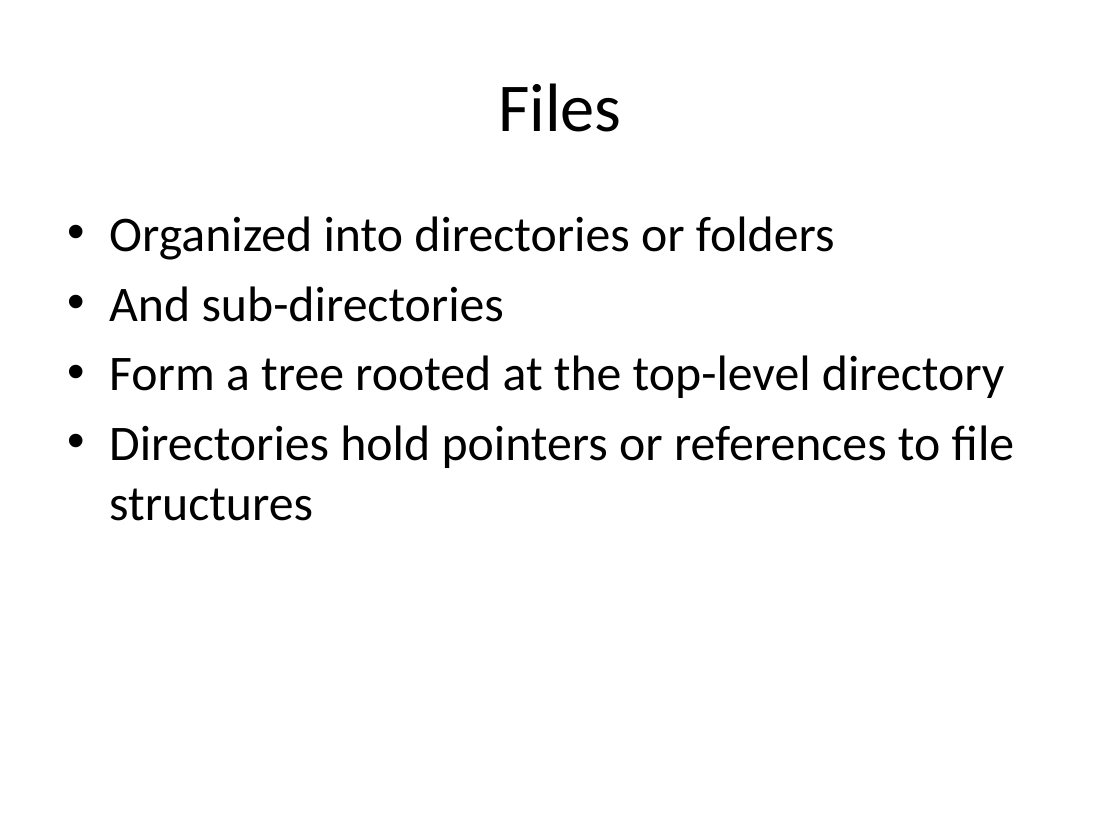
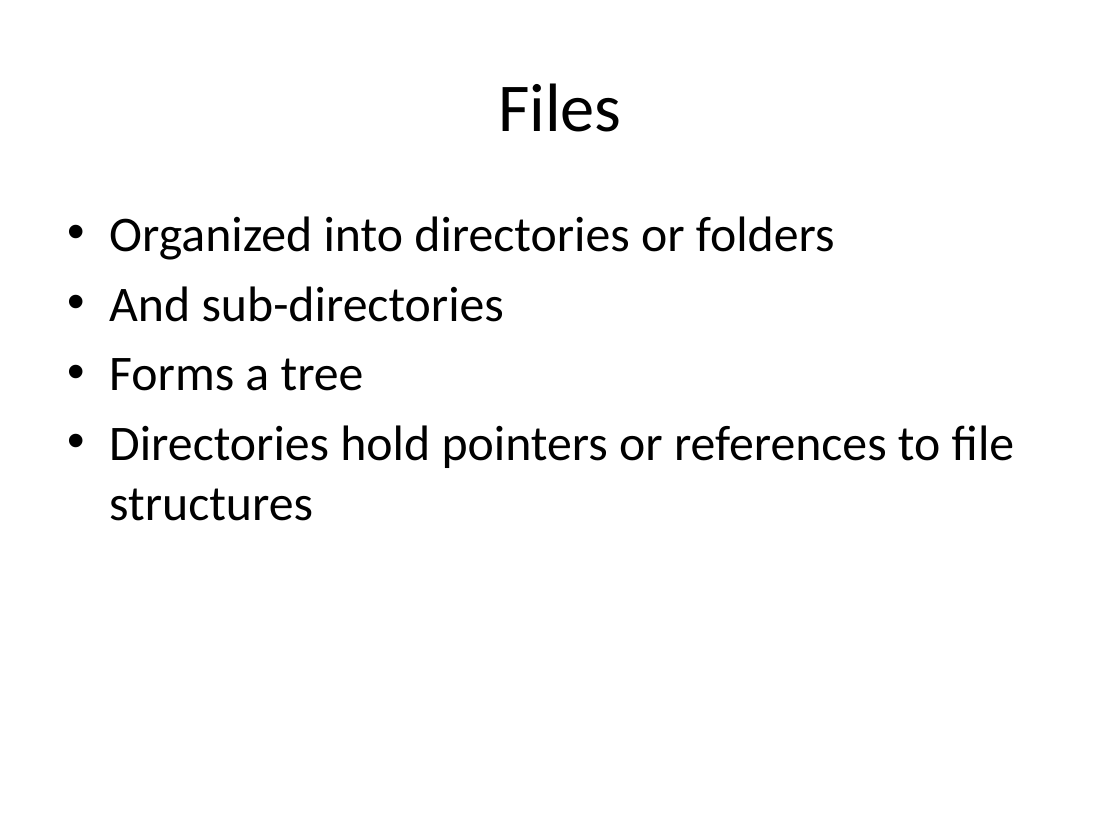
Before and after one commit to ivogeorg/cs1030, a slide deck: slide 12 of slides-steve/Chapter 04.pptx. Drawn at 1120x840 pixels with LibreOffice and Linux fonts; fonts in the diff are those of the drawing; background and template pictures are left out. Boxes give left, top, right and bottom in pixels: in the first picture for what was removed or moved away, otherwise in the second. Text is boxed around its words. In the diff, an @@ line names an element or a change of style, - is before the commit and + after.

```diff
--- a/slides-steve/Chapter 04.pptx
+++ b/slides-steve/Chapter 04.pptx
@@ text at bbox=[109, 358, 364, 391]: text changed @@
-• Form a tree rooted at the top-level directory
+• Forms a tree
```
Also in this commit, not shown: 14 other slides changed, 1 other file.
